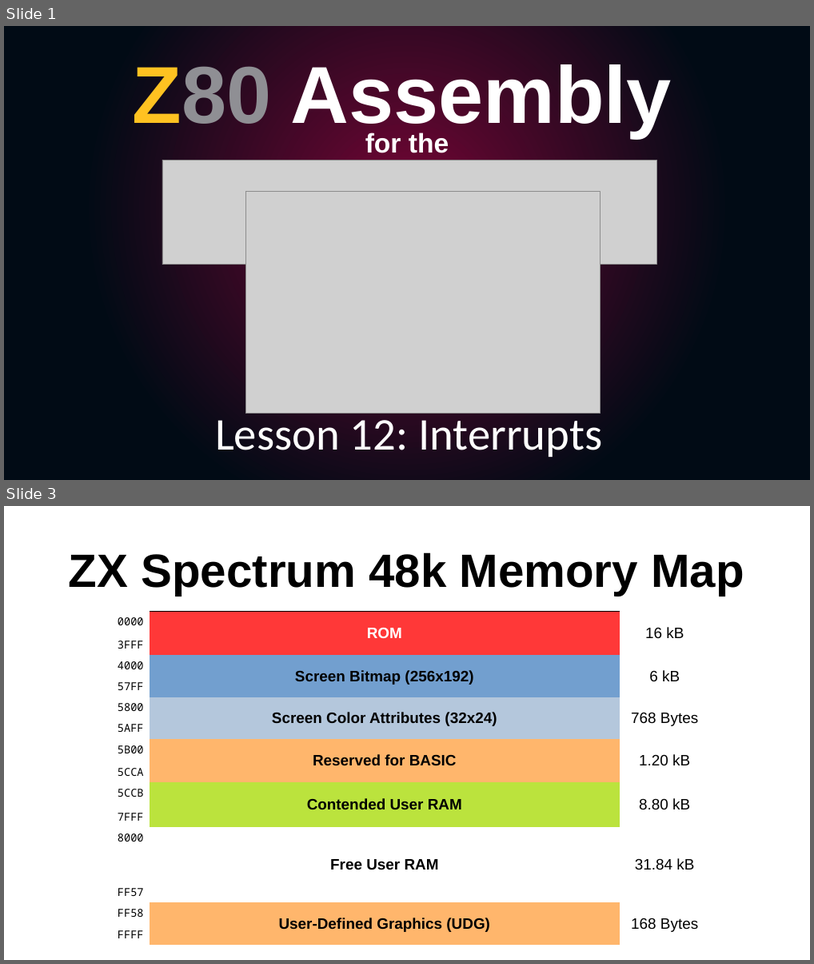
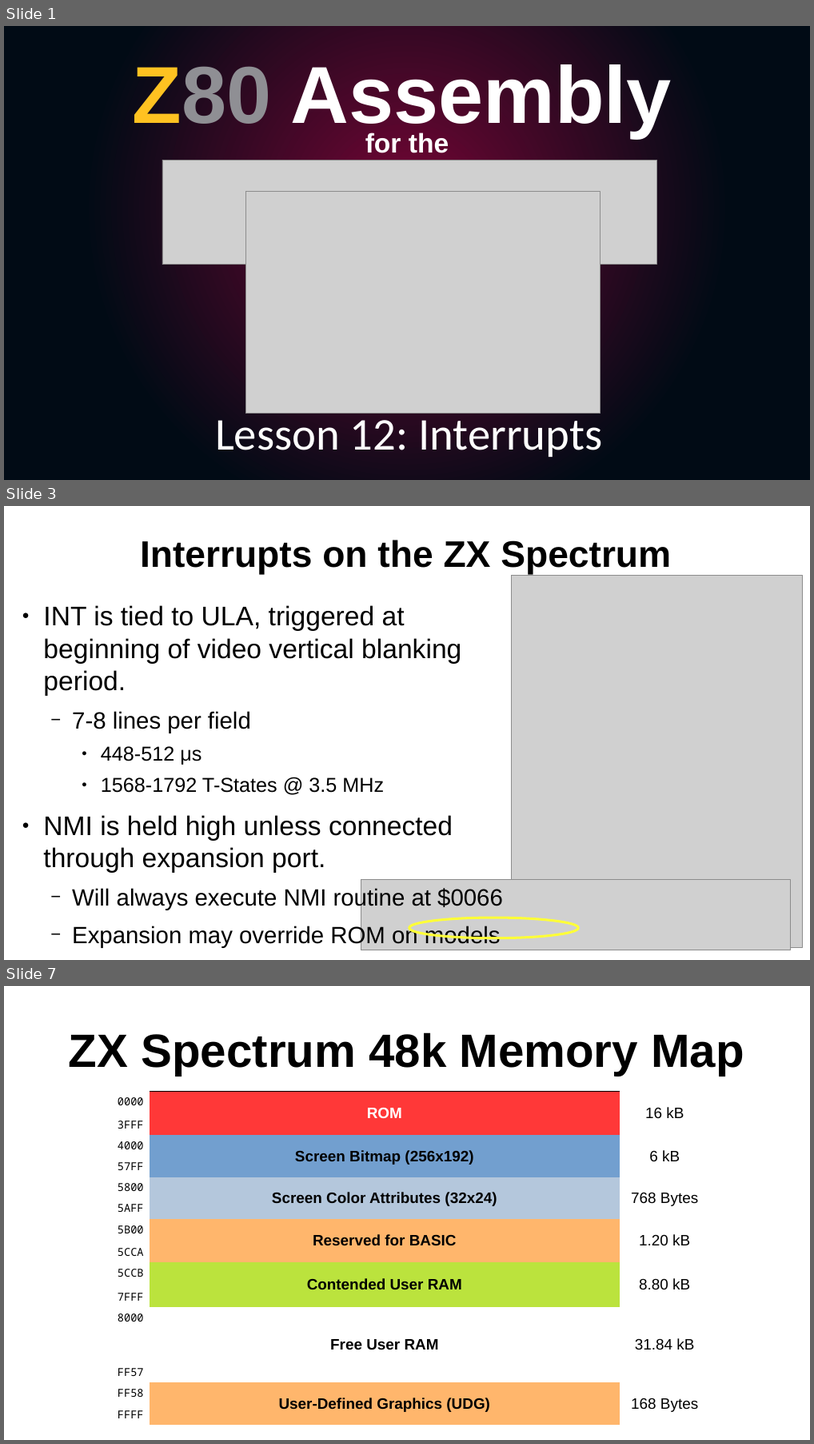
Before and after one commit to SlithyMatt/zxs-assembly-tutorial, a slide deck: Lesson12/Lesson12.odp. Shown one above the other, each under a label of ours: slides 1 and 3 before the commit, slides 1, 3 and 7 after it; the slides between them are not shown. The pictures are 814x964 and 814x1444 pixels, drawn with LibreOffice and Linux fonts; fonts in the diff are those of the drawing; grey boxes stand for pictures. Boxes give left, top, right and bottom in pixels: in the first picture for what was removed or moved away, otherwise in the second. Text is boxed around its words. In the diff, an @@ line names an element or a change of style, - is before the commit and + after.

```diff
--- a/Lesson12/Lesson12.odp
+++ b/Lesson12/Lesson12.odp
@@ slide 3 added at [4, 506, 810, 960], background #FFFFFF @@
@@ title added at [140, 540, 671, 575], 44 pt, text #000000, bold @@
+Interrupts on the ZX Spectrum
@@ picture added at [511, 576, 802, 948] @@
@@ text added at [43, 605, 503, 948], 32 pt, text #000000 @@
+● INT is tied to ULA, triggered at beginning of video vertical blanking period.
+  − 7-8 lines per field
+    ● 448-512 μs
+    ● 1568-1792 T-States @ 3.5 MHz
+● NMI is held high unless connected through expansion port.
+  − Will always execute NMI routine at $0066
+  − Expansion may override ROM on models
+  earlier than ZX Spectrum +3
@@ picture added at [361, 880, 790, 950] @@
@@ ellipse added at [410, 917, 578, 938], outline #FFFF38 2.89 pt @@
@@ what was slide 3 is now slide 7 @@
```
Also in this commit, not shown: 1 slide changed, 3 other slides added.
